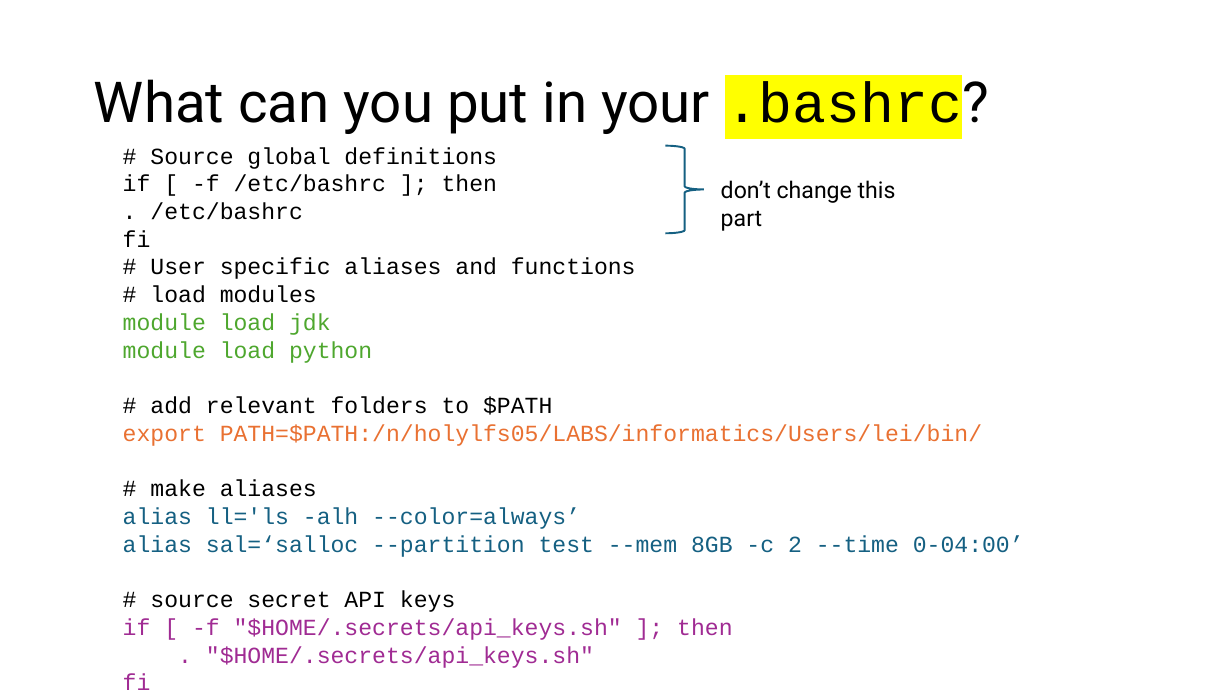
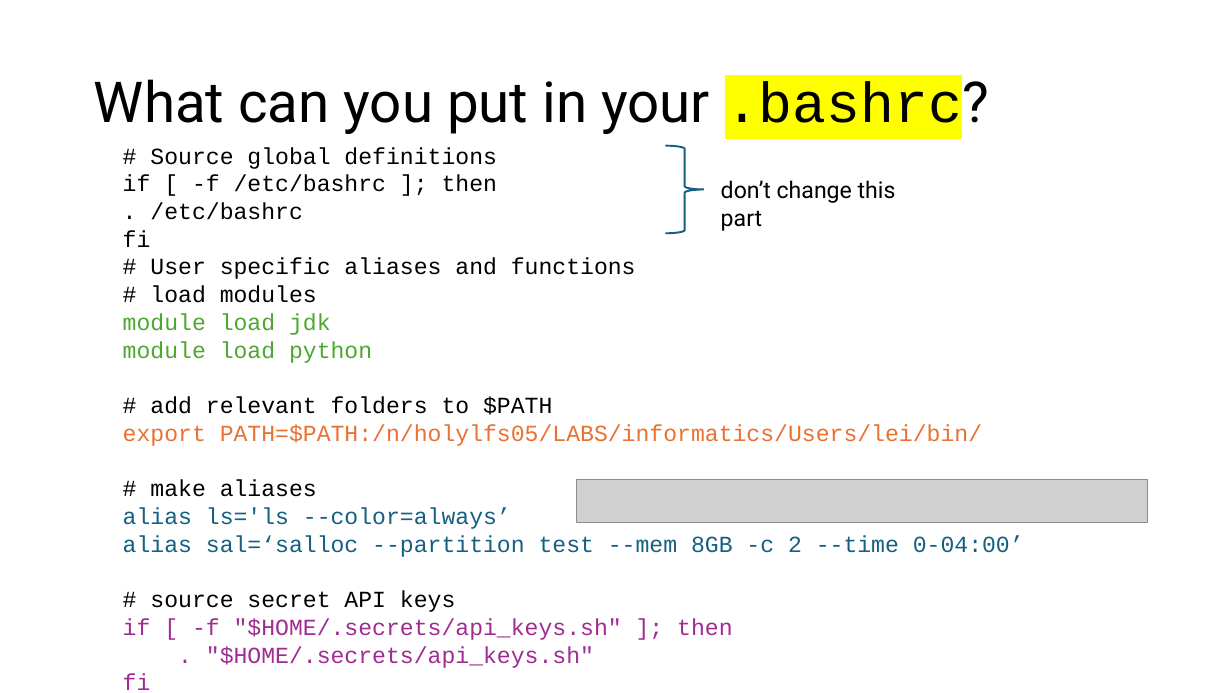
Before and after one commit to harvardinformatics/short-trainings, a slide deck: slide 13 of cmd-line-101/cmdline_tips_draft.pptx. Drawn at 1232x693 pixels with LibreOffice and Linux fonts; fonts in the diff are those of the drawing; grey boxes stand for pictures. Boxes give left, top, right and bottom in pixels: in the first picture for what was removed or moved away, otherwise in the second. Text is boxed around its words. In the diff, an @@ line names an element or a change of style, - is before the commit and + after.

```diff
--- a/cmd-line-101/cmdline_tips_draft.pptx
+++ b/cmd-line-101/cmdline_tips_draft.pptx
@@ text at (x1=123, y1=507, x2=511, y2=529): text changed @@
-alias ll='ls -alh --color=always’
+alias ls='ls --color=always’
@@ picture added at (x1=577, y1=480, x2=1148, y2=522) @@
```
Also in this commit, not shown: 12 other slides changed, 2 slides added.
